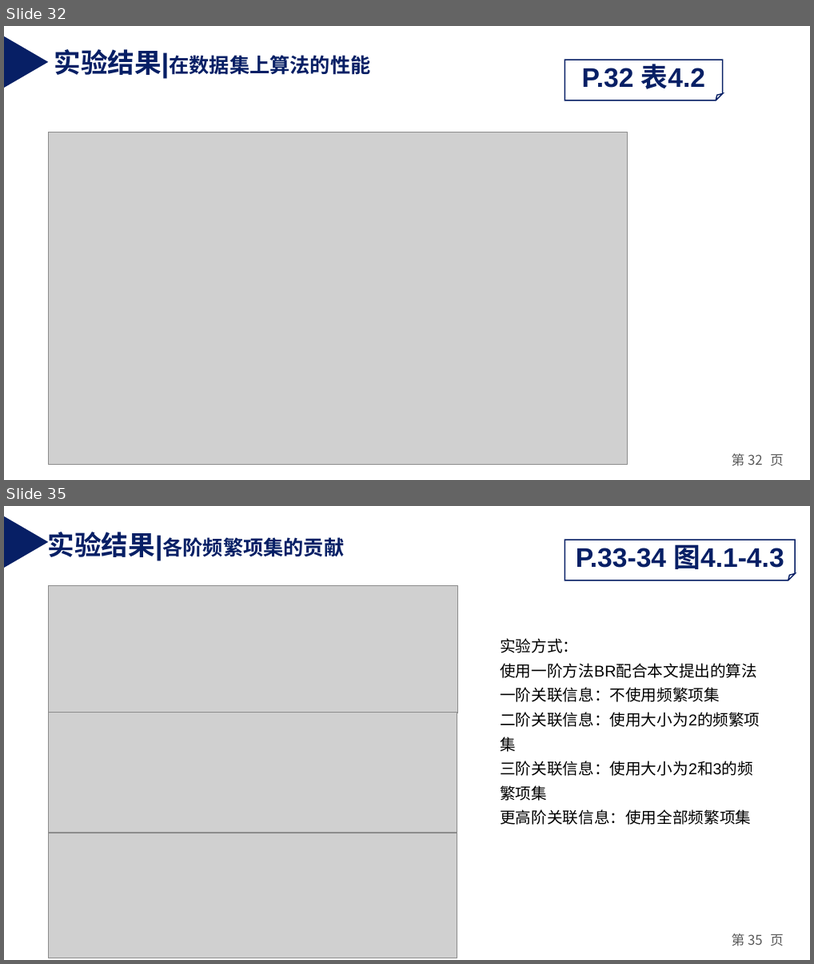
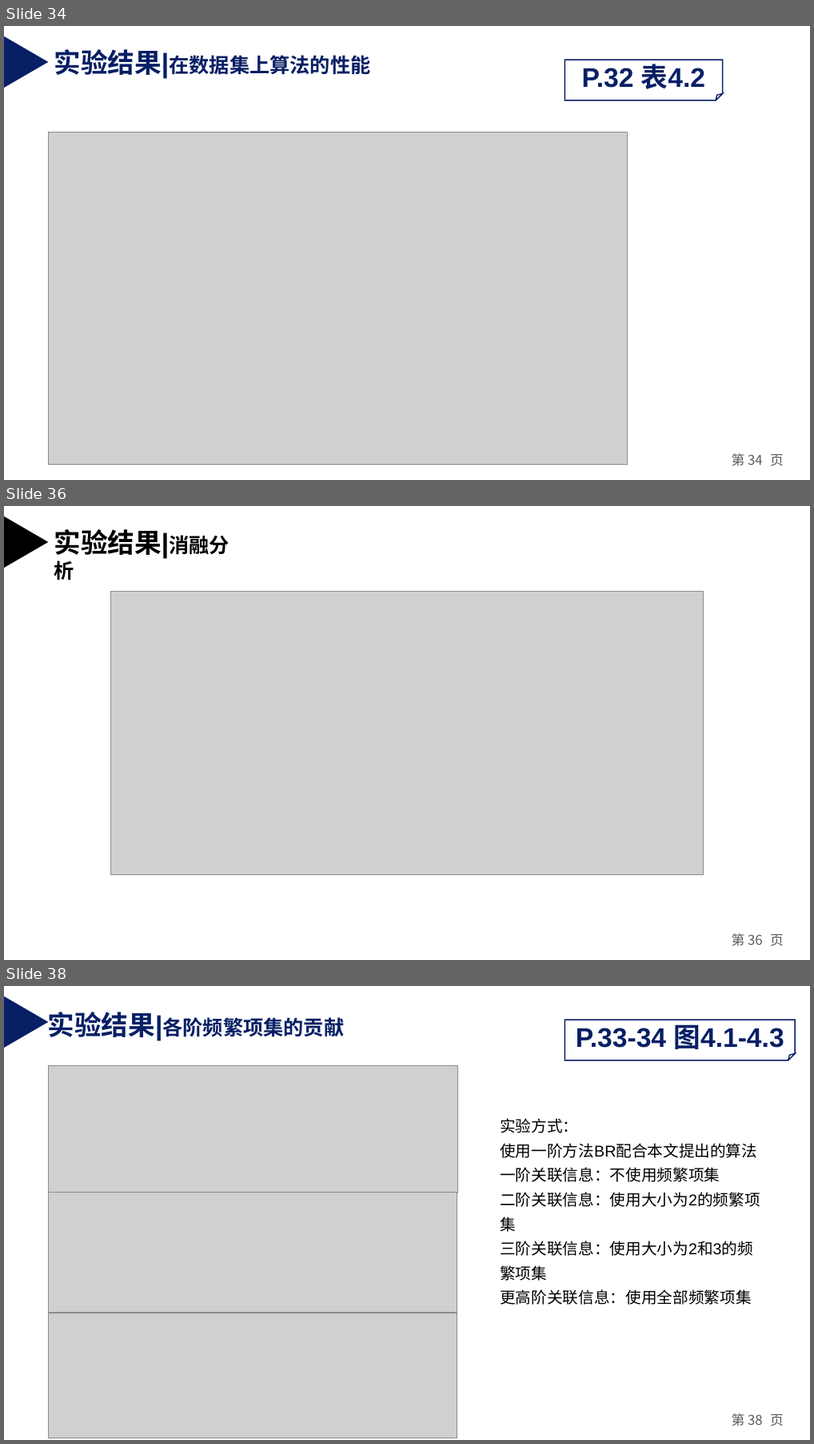
Before and after one commit to weixiao2333/zjuthesis-mphil, a slide deck: 硕士毕业论文答辩PPT.pptx. Shown one above the other, each under a label of ours: slides 32 and 35 before the commit, slides 34, 36 and 38 after it; the slides between them are not shown. The pictures are 814x964 and 814x1444 pixels, drawn with LibreOffice and Linux fonts; fonts in the diff are those of the drawing; grey boxes stand for pictures. Boxes give left, top, right and bottom in pixels: in the first picture for what was removed or moved away, otherwise in the second. Text is boxed around its words. In the diff, an @@ line names an element or a change of style, - is before the commit and + after.

```diff
--- a/硕士毕业论文答辩PPT.pptx
+++ b/硕士毕业论文答辩PPT.pptx
@@ slide 36 added at (4,506,810,960), background #FFFFFF; not listed: 1 template element that a slide beside it also shows @@
@@ triangle added at (5,516,49,568), fill #000000 @@
@@ text added at (54,529,230,580), 24 pt, text #000000, bold @@
+实验结果|消融分析
@@ picture added at (110,592,704,875) @@
@@ what was slide 32 is now slide 34 @@
@@ page number at (732,453,784,466): text changed @@
-第 32 页
+第 34 页
@@ what was slide 35 is now slide 38 @@
@@ page number at (732,1413,784,1426): text changed @@
-第 35 页
+第 38 页
```
Also in this commit, not shown: 2 slides changed, 2 other slides added.
